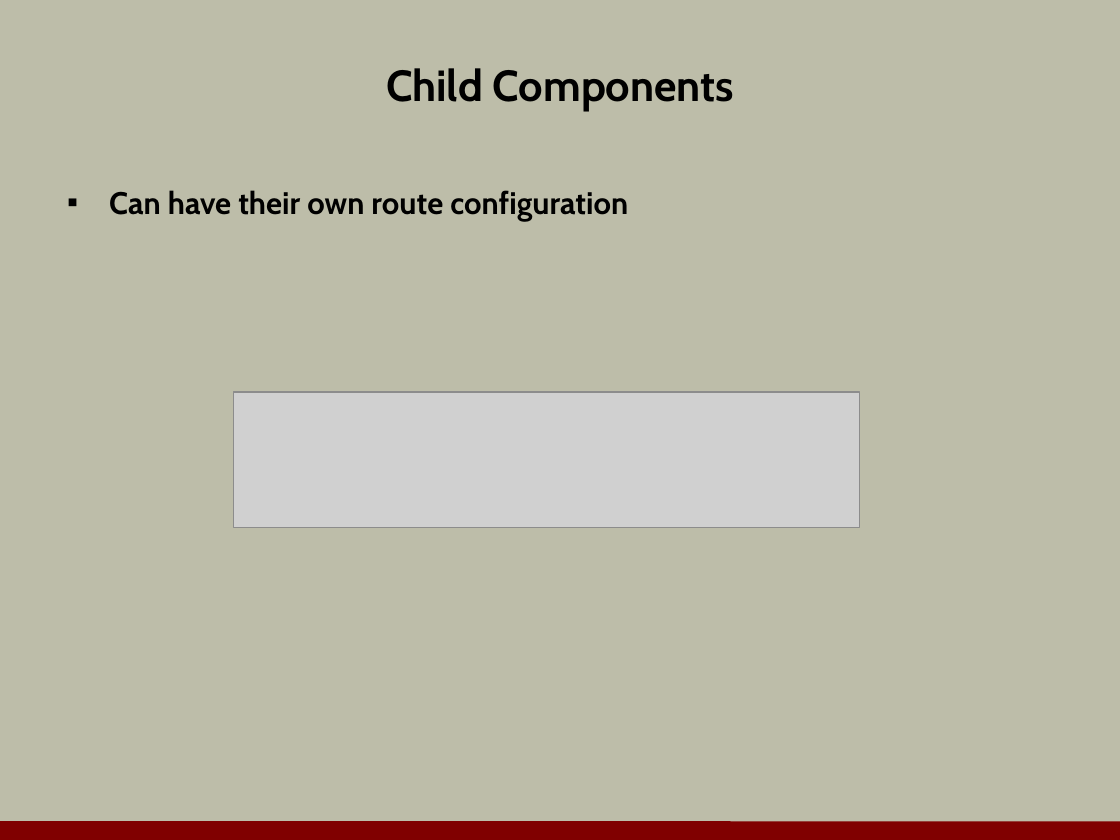
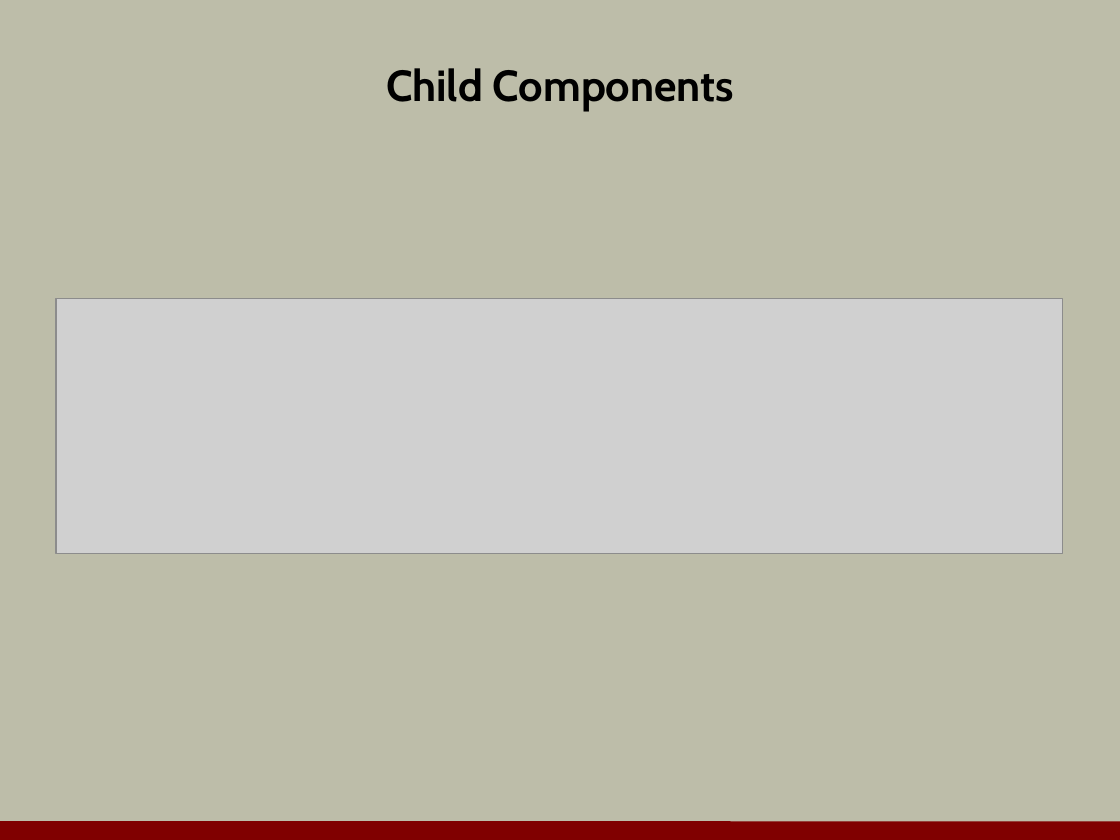
Before and after one commit to OdeToCode/classes, a slide deck: slide 11 of angularjs/slides/a2_components.pptx (slide 10 before the commit). Drawn at 1120x840 pixels with LibreOffice and Linux fonts; fonts in the diff are those of the drawing; grey boxes stand for pictures; background and template pictures are left out. Boxes give left, top, right and bottom in pixels: in the first picture for what was removed or moved away, otherwise in the second. Text is boxed around its words. In the diff, an @@ line names an element or a change of style, - is before the commit and + after.

```diff
--- a/angularjs/slides/a2_components.pptx
+++ b/angularjs/slides/a2_components.pptx
@@ text removed at (109,190,628,221) @@
-▪ Can have their own route configuration
@@ picture: place and size @@
-picture at (233,392,859,528)
+picture at (56,299,1063,553)
```
Also in this commit, not shown: 5 other slides changed, 5 slides added, 10 slides removed, 5 other files.
